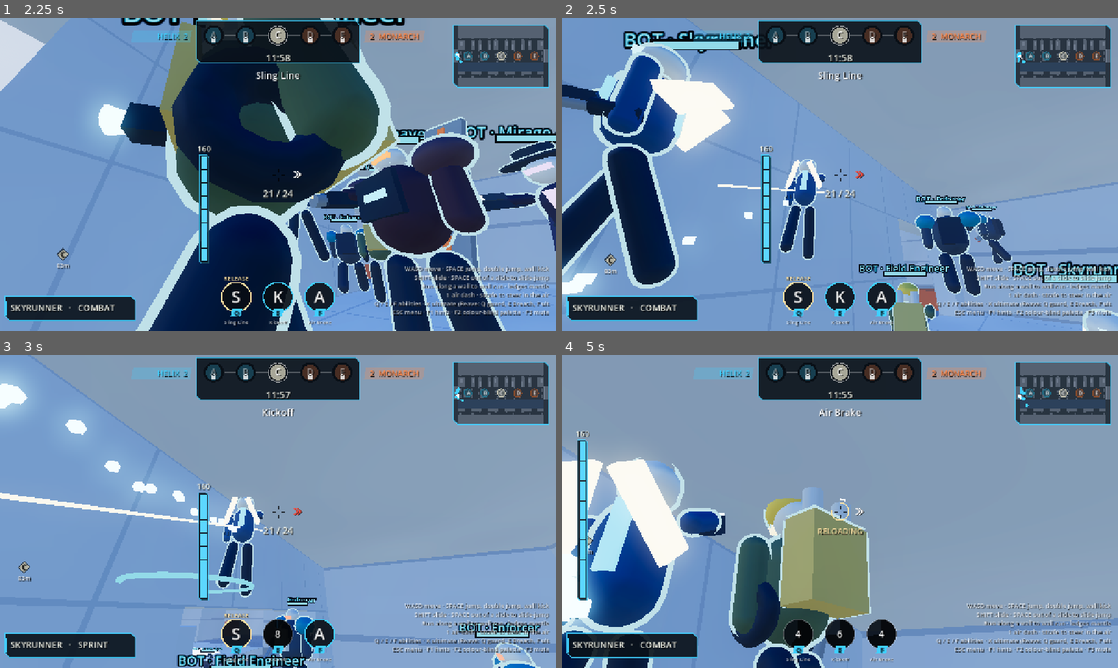
Above: before the commit, frames 1-4 (two rows, left to right).
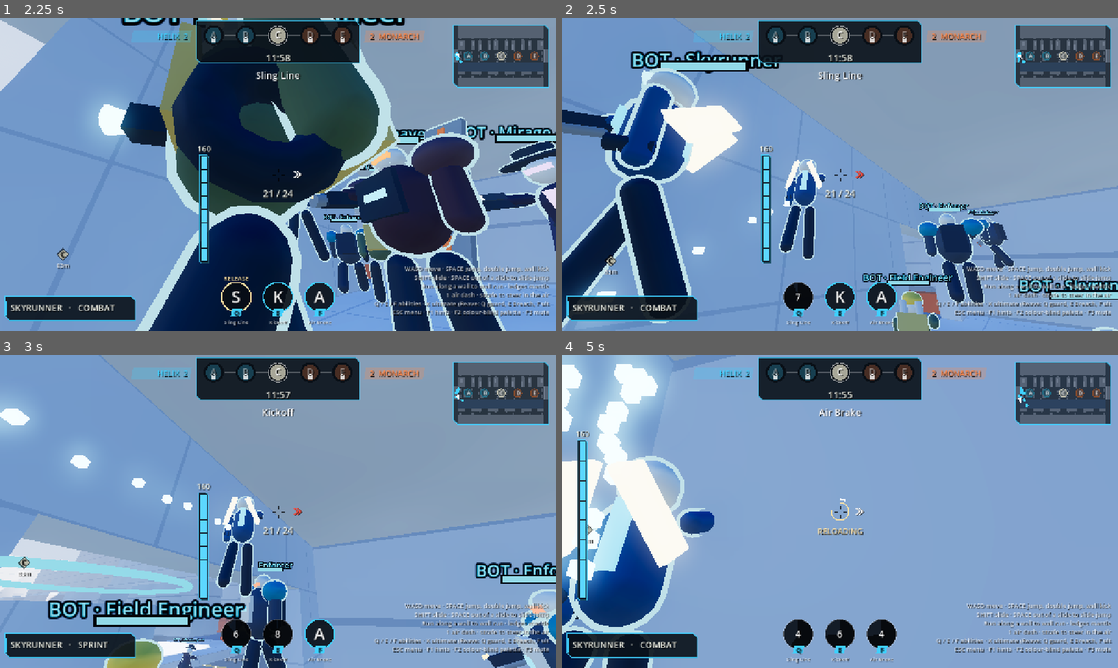
Above: after the commit, the same moments.

Repository: slimefromdq/hostile-takeover
Game: Godot game, scene res://scenes/main.tscn
Same seed, same stepped clock (60 frames per second), same inputs: the game is played once before the commit and once after it.
Inputs (mouse positions are in pixels of both pictures, inside the frame that each line leads up to):
- Up to frame 1 (2.25 s): click "Play offline · 10v10 bots" at 0.5 s; tap Enter at 1.25 s; move the mouse to (305, 174) at 1.27 s; hold W (forward) from 1.28 s (still down); tap 1 (dash) at 1.35 s; click (305, 174) at 1.42 s; tap Space (jump) at 1.52 s; move the mouse to (250, 174) at 2.02 s; tap Q (ability1) at 2.1 s
- Up to frame 2 (2.5 s): keep holding W (forward); tap Space (jump) at 2.27 s; tap 1 (dash) at 2.3 s
- Up to frame 3 (3 s): keep holding W (forward); move the mouse to (289, 505) at 2.77 s; tap E (ability2) at 2.85 s
- Up to frame 4 (5 s): keep holding W (forward); tap 1 (dash) at 3.05, 3.8, 4.55 s; move the mouse to (834, 517) at 3.52 s; tap F (ability3) at 3.6 s; click (834, 517) at 3.67 s; tap Space (jump) at 3.77, 4.52 s; move the mouse to (878, 514) at 4.27 s; hold Right mouse button (alt) from 4.28 s (still down); tap R (reload) at 4.9 s

Frame 1 is identical in both runs. In frame 2, 21% of the frame differs, in the area x 0-100%, y 0-100%; in frame 3, 19%; in frame 4, 54%.

Commit message:
Air dash: 2.5 s cooldown, shorter (19 m/s for 0.24 s)
Co-Authored-By: Claude Sonnet 5.5 <noreply@anthropic.com>
Claude-Session: https://claude.ai/code/session_017cKhDVf3NuxTCsiC9sz73Y

Diff:
--- a/scripts/fighter.gd
+++ b/scripts/fighter.gd
@@ -11,9 +11,9 @@
 const WALL_KICK_UP := 10.5
 const WALL_KICK_PUSH := 7.5
 const WALL_KICK_PUSH_SKYRUNNER := 9.0
-const DASH_SPEED := 23.0
-const DASH_TIME := 0.28
-const DASH_COOLDOWN := 1.0
+const DASH_SPEED := 19.0
+const DASH_TIME := 0.24
+const DASH_COOLDOWN := 2.5
 const ARMOR_MAX := 50.0  # light armor from kill drops absorbs damage 1:1 before health; lost on death
 const DASH_MIN_VERTICAL := -3.0  # a falling dash still hovers: downward speed is capped when the dash begins
 const GROUND_ACCEL := 20.0
--- a/tests/run_tests.gd
+++ b/tests/run_tests.gd
@@ -161,15 +161,15 @@
 	p.air_dash = true
 	p.simulate_movement(1.0 / 60, 0)
 	p.simulate_movement(1.0 / 60, 2)
-	check(not p.air_dash and p.velocity.x > 14, "air dash consumed and propels")
+	check(not p.air_dash and p.velocity.x > 12, "air dash consumed and propels")
 	p.global_position = O + Vector3(-10, 0, -21)
 	p.velocity = Vector3.ZERO
 	for i in range(20):
 		p.simulate_movement(1.0 / 60, 0)
-	check(not p.air_dash and p.dash_cd > 0.5, "landing does not restore the dash; 1 s cooldown applies")
-	for i in range(60):
-		p.simulate_movement(1.0 / 60, 0)
-	check(p.air_dash, "dash recharges after its 1 s cooldown")
+	check(not p.air_dash and p.dash_cd > 0.5, "landing does not restore the dash; 2.5 s cooldown applies")
+	for i in range(150):
+		p.simulate_movement(1.0 / 60, 0)
+	check(p.air_dash, "dash recharges after its 2.5 s cooldown")
 	for archetype in range(Fighter.SPECS.size()):
 		p.change_class(archetype)
 		p.global_position = O + Vector3(88.8, 3, 20)
@@ -1161,7 +1161,7 @@
 	p.simulate_movement(1.0 / 60, 2)
 	for i in range(30):
 		p.simulate_movement(1.0 / 60, 0)
-	check(p.global_position.x - start_x > 4.5, "air dash travels over 4.5 m in half a second (%.1f)" % (p.global_position.x - start_x))
+	check(p.global_position.x - start_x > 3.5, "air dash travels over 3.5 m in half a second (%.1f)" % (p.global_position.x - start_x))
 	await physics_frame
 	# Air control: forward input at speed adds nothing; strafing adds a bounded amount.
 	p.global_position = O + Vector3(-30, 8.0, -20)
Not shown, changed: README.md
